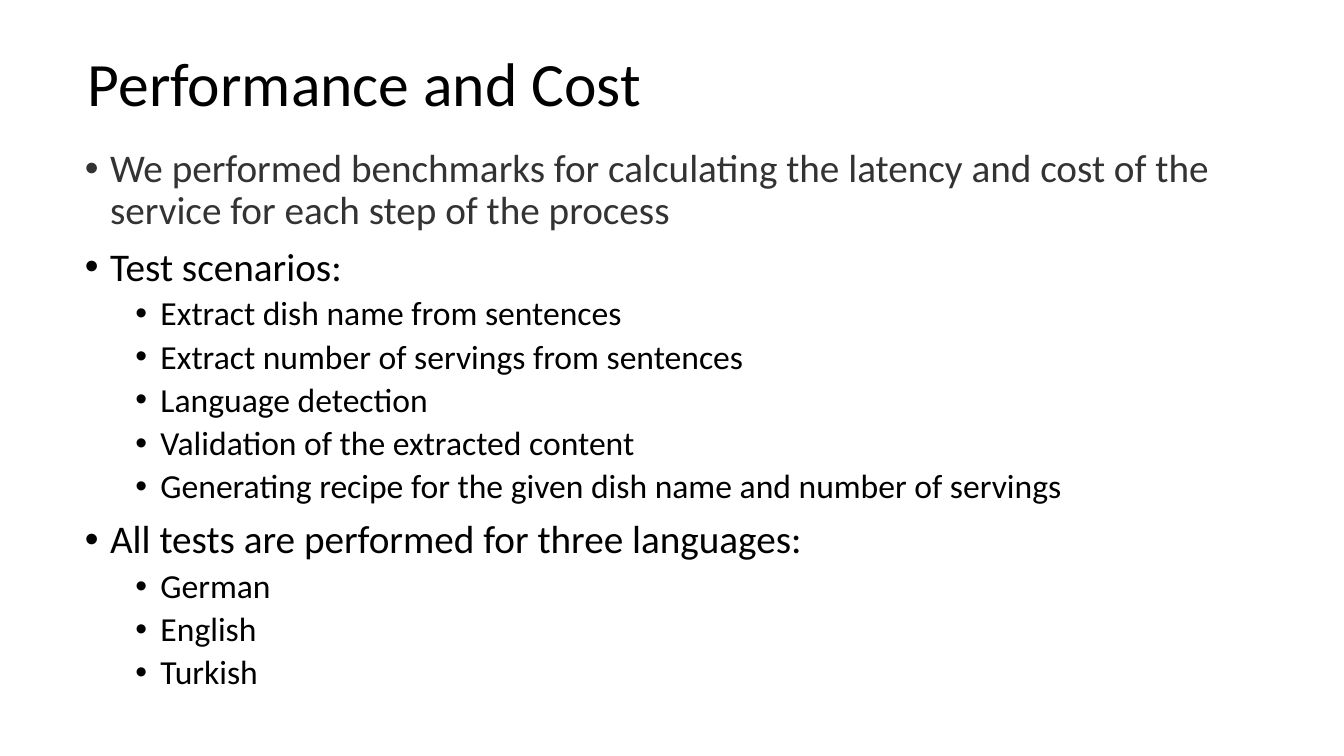
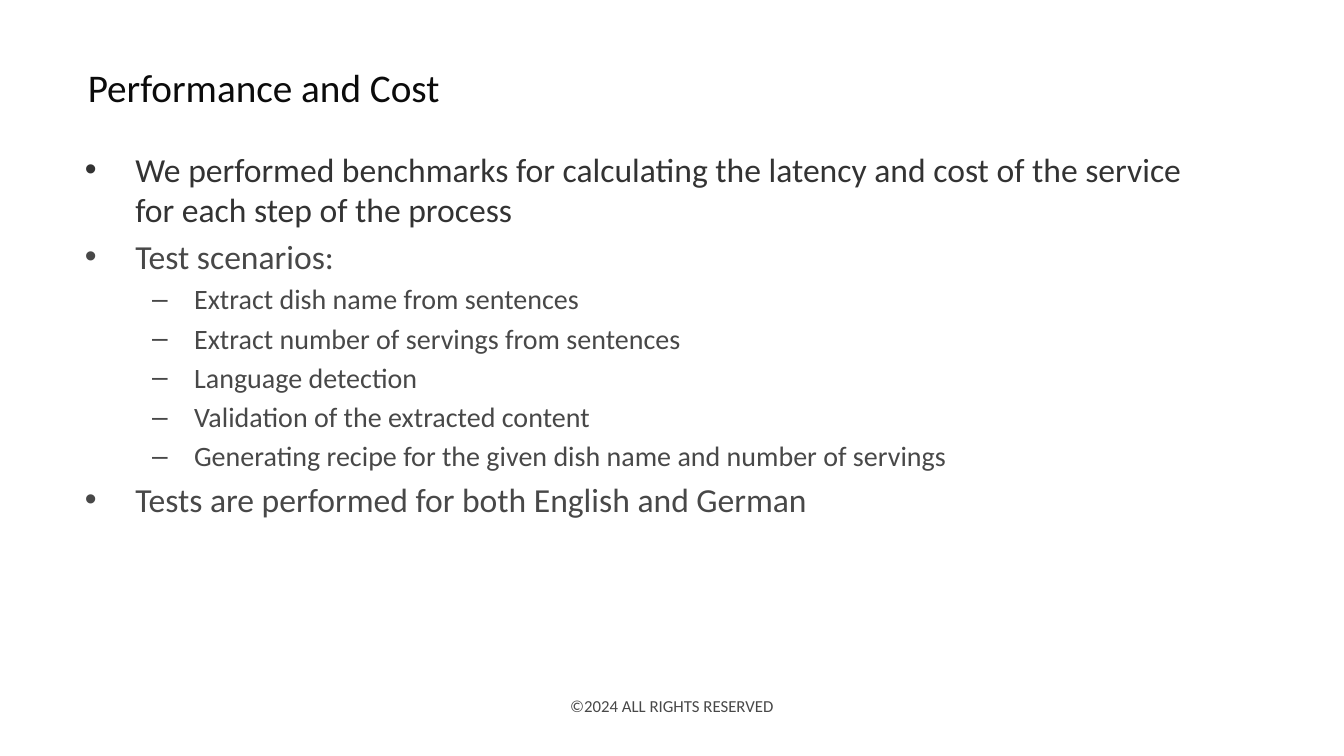
Before and after one commit to deepnetworkgmbh/generative-ai, a slide deck: slide 17 of recipe_generation/Presentation.pptx. Drawn at 1344x756 pixels with LibreOffice and Linux fonts; fonts in the diff are those of the drawing; background and template pictures are left out. Boxes give left, top, right and bottom in pixels: in the first picture for what was removed or moved away, otherwise in the second. Text is boxed around its words. In the diff, an @@ line names an element or a change of style, - is before the commit and + after.

Commit message:
(recipe_generation): Updated the presentation

```diff
--- a/recipe_generation/Presentation.pptx
+++ b/recipe_generation/Presentation.pptx
@@ title "Performance and Cost" at bbox=[88, 74, 440, 103]: size 44 to 28 pt, text colour #000000 to #0B0B0B; line spacing 0.9 to 1 @@
@@ text at bbox=[135, 158, 1181, 471]: size 28 to 24 pt in "We performed benchmarks for calculating the latency ...", "Test scenarios:"; text colour #000000 to #484848 in "Test scenarios:", "Extract dish name from sentences", "Extract number of servings from sentences", "Language detection" and 2 more places; size 24 to 20 pt in "Extract dish name from sentences", "Extract number of servings from sentences", "Language detection", "Validation of the extracted content" and 1 more places; indent changed; line spacing 0.9 to 1; less space between paragraphs; bullet • to – @@
@@ text at bbox=[135, 488, 806, 518]: text changed; size 28 to 24 pt; text colour #000000 to #484848 @@
-• All tests are performed for three languages:
-  • German
-  • English
-  • Turkish
+• Tests are performed for both English and German
@@ text added at bbox=[570, 700, 773, 712], 12 pt, text #484848 @@
+©2024 ALL RIGHTS RESERVED
```
Also in this commit, not shown: 16 other slides changed, 4 slides added, 3 slides removed, 1 other file.
